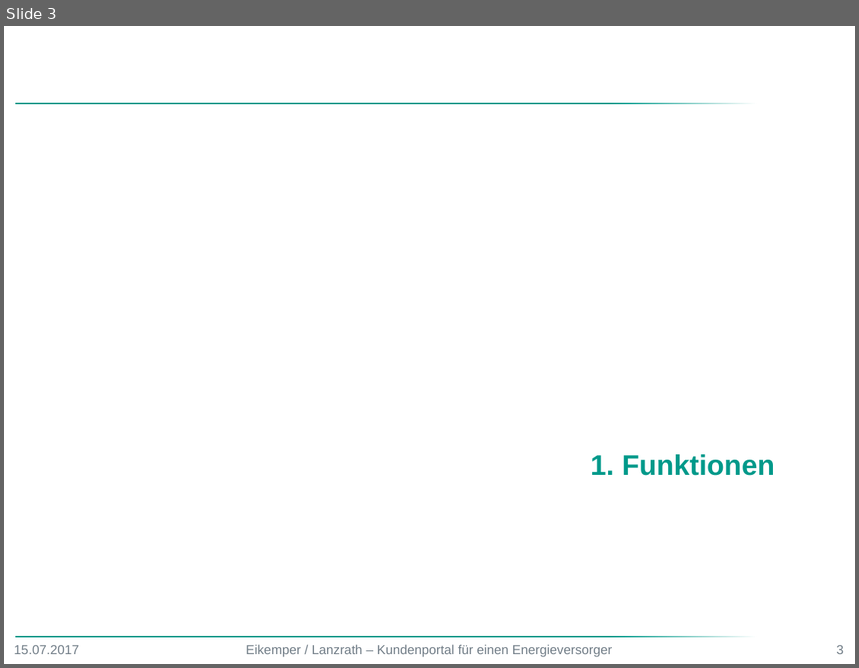
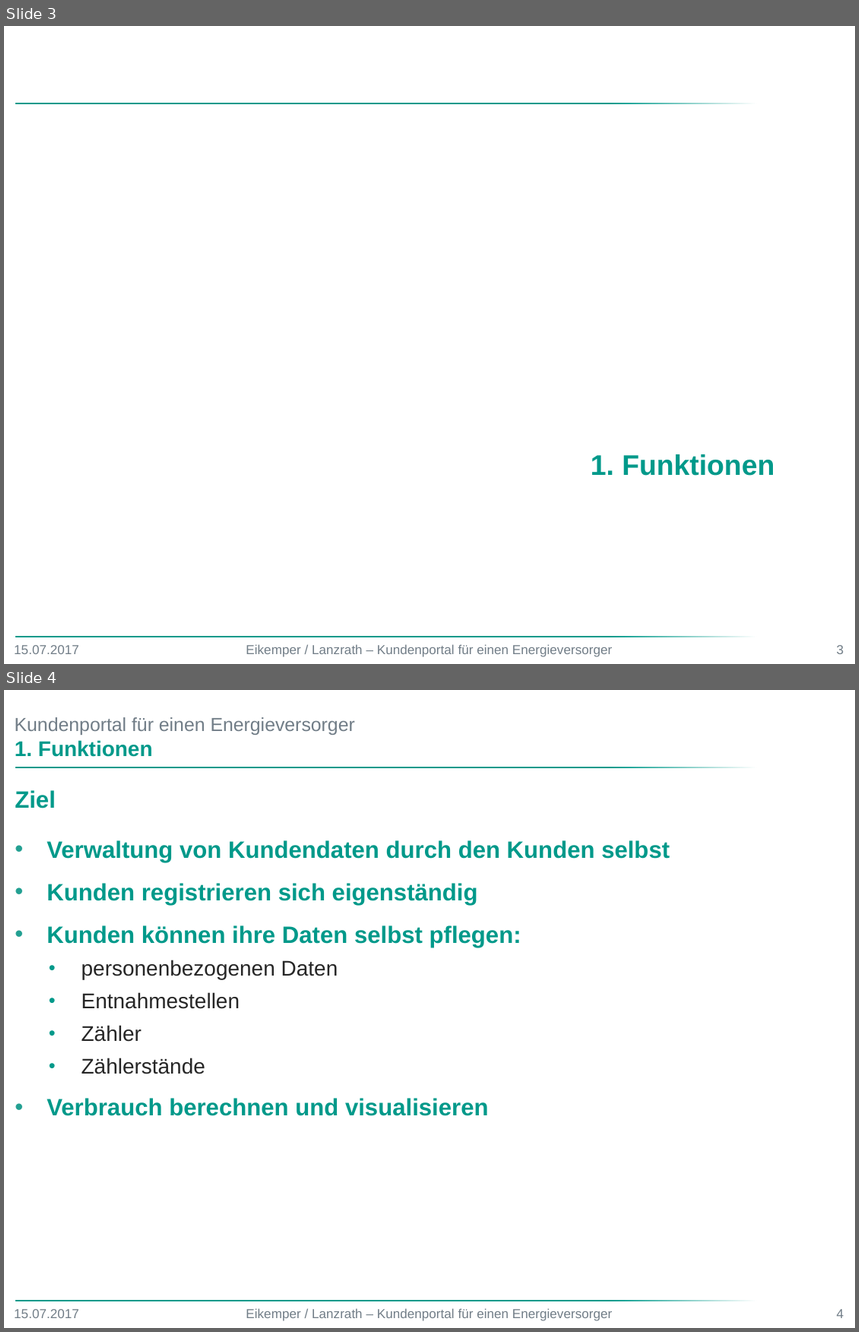
Before and after one commit to DerMagsTa/Kundenportal, a slide deck: Präsentation Web Programmierung.pptx. Shown one above the other, each under a label of ours: slide 3 before the commit, slides 3 and 4 after it. The pictures are 859x668 and 859x1332 pixels, drawn with LibreOffice and Linux fonts; fonts in the diff are those of the drawing; background and template pictures are left out. Boxes give left, top, right and bottom in pixels: in the first picture for what was removed or moved away, otherwise in the second. Text is boxed around its words. In the diff, an @@ line names an element or a change of style, - is before the commit and + after.

```diff
--- a/Präsentation Web Programmierung.pptx
+++ b/Präsentation Web Programmierung.pptx
@@ slide 4 added at bbox=[4, 690, 855, 1328], background #FFFFFF; not listed: 2 template elements that a slide beside it also shows @@
@@ title added at bbox=[15, 717, 355, 735], 16 pt, text #717D87 @@
+Kundenportal für einen Energieversorger
@@ text added at bbox=[15, 740, 153, 757], 18 pt, text #00998A, bold @@
+1. Funktionen
@@ text added at bbox=[15, 790, 670, 1116], 20 pt, text #00998A, bold @@
+Ziel
+• Verwaltung von Kundendaten durch den Kunden selbst
+• Kunden registrieren sich eigenständig
+• Kunden können ihre Daten selbst pflegen:
+    • personenbezogenen Daten
+    • Entnahmestellen
+    • Zähler
+    • Zählerstände
+• Verbrauch berechnen und visualisieren
@@ text added at bbox=[14, 1309, 79, 1319], 11 pt, text #717D87 @@
+15.07.2017
@@ text added at bbox=[246, 1309, 612, 1322], 11 pt, text #717D87 @@
+Eikemper / Lanzrath – Kundenportal für einen Energieversorger
@@ page number added at bbox=[837, 1309, 845, 1319], 11 pt, text #717D87 @@
+4
```
Also in this commit, not shown: 8 slides changed, 1 other slide added.
